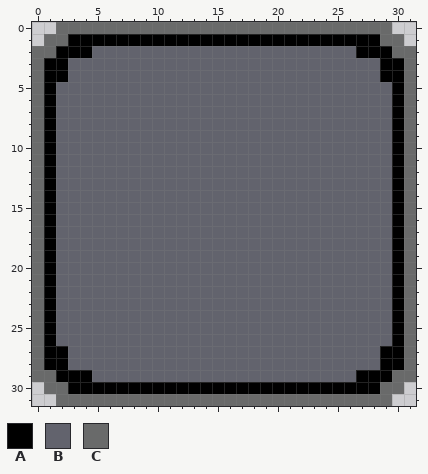
A pixel-art file gets an edit: Assets/Sprites/le button.aseprite. Above: the version before the commit.
32x32 pixels, 1 frame.
Palette (. is transparent): A #000000  B #62636d  C #696a6a
After the commit:
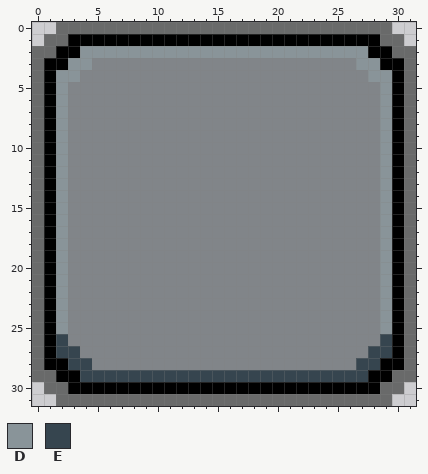
Colours new in this view: D #899499  E #36454f
Diff:
colour B: #62636d -> #818589
Changed rows in their new state; - is a pixel that keeps its letter.
first column x 2:
 2 --DDDDDDDDDDDDDDDDDDDDDDDD--
 3 -DD----------------------DD-
 4 DD------------------------DD
 5 D--------------------------D
 6 D--------------------------D
 7 D--------------------------D
 8 D--------------------------D
 9 D--------------------------D
10 D--------------------------D
11 D--------------------------D
12 D--------------------------D
13 D--------------------------D
14 D--------------------------D
15 D--------------------------D
16 D--------------------------D
17 D--------------------------D
18 D--------------------------D
19 D--------------------------D
20 D--------------------------D
21 D--------------------------D
22 D--------------------------D
23 D--------------------------D
24 D--------------------------D
25 D--------------------------D
26 E--------------------------E
27 EE------------------------EE
28 -EE----------------------EE-
29 --EEEEEEEEEEEEEEEEEEEEEEEE--
Pixel boxes of the changes (left, top, right, bottom) in both pictures:
changed: (56, 46, 392, 382)
